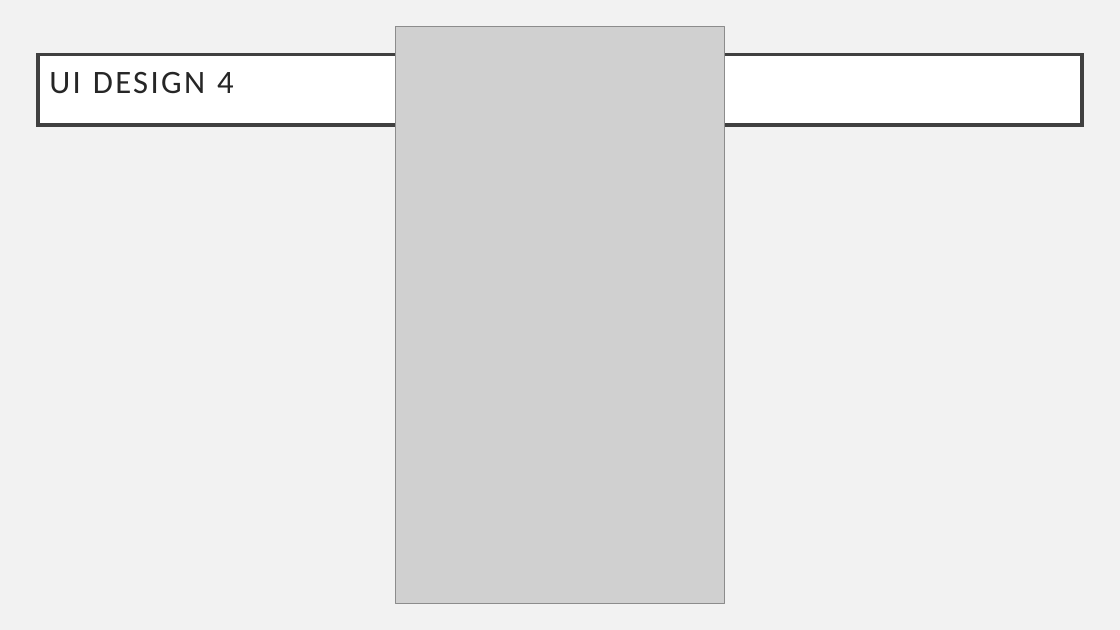
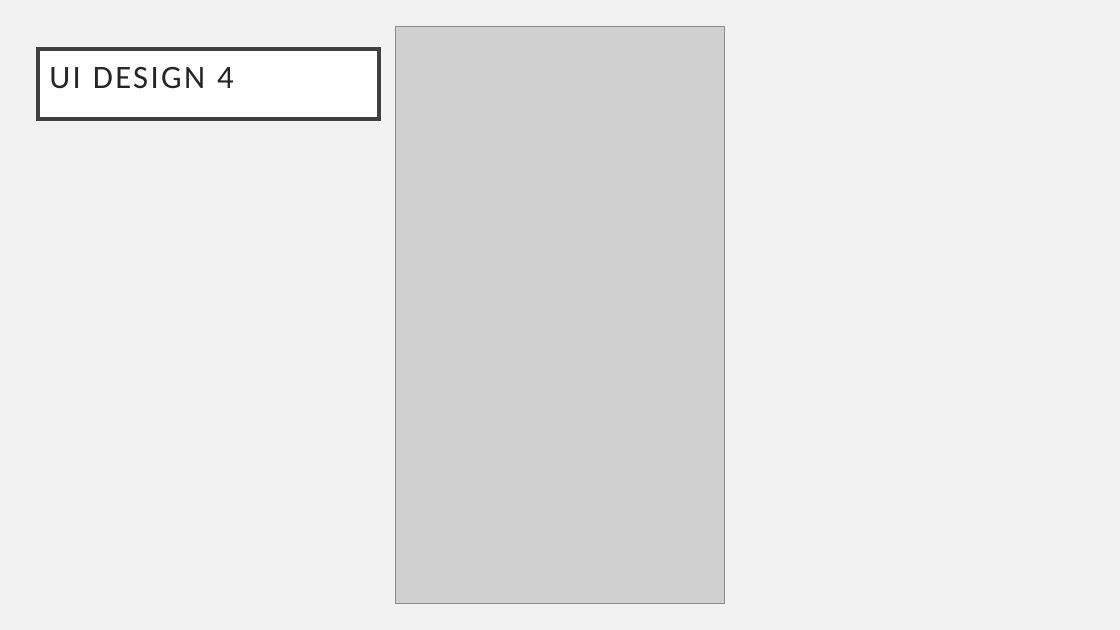
Before and after one commit to annie0sc/gdp_group4, a slide deck: slide 7 of GDP.pptx. Drawn at 1120x630 pixels with LibreOffice and Linux fonts; fonts in the diff are those of the drawing; grey boxes stand for pictures. Boxes give left, top, right and bottom in pixels: in the first picture for what was removed or moved away, otherwise in the second. Text is boxed around its words. In the diff, an @@ line names an element or a change of style, - is before the commit and + after.

```diff
--- a/GDP.pptx
+++ b/GDP.pptx
@@ title "UI DESIGN 4" resized from (x1=38, y1=55, x2=1082, y2=125) to (x1=38, y1=49, x2=380, y2=120) @@
```
Also in this commit, not shown: 7 other slides changed.
